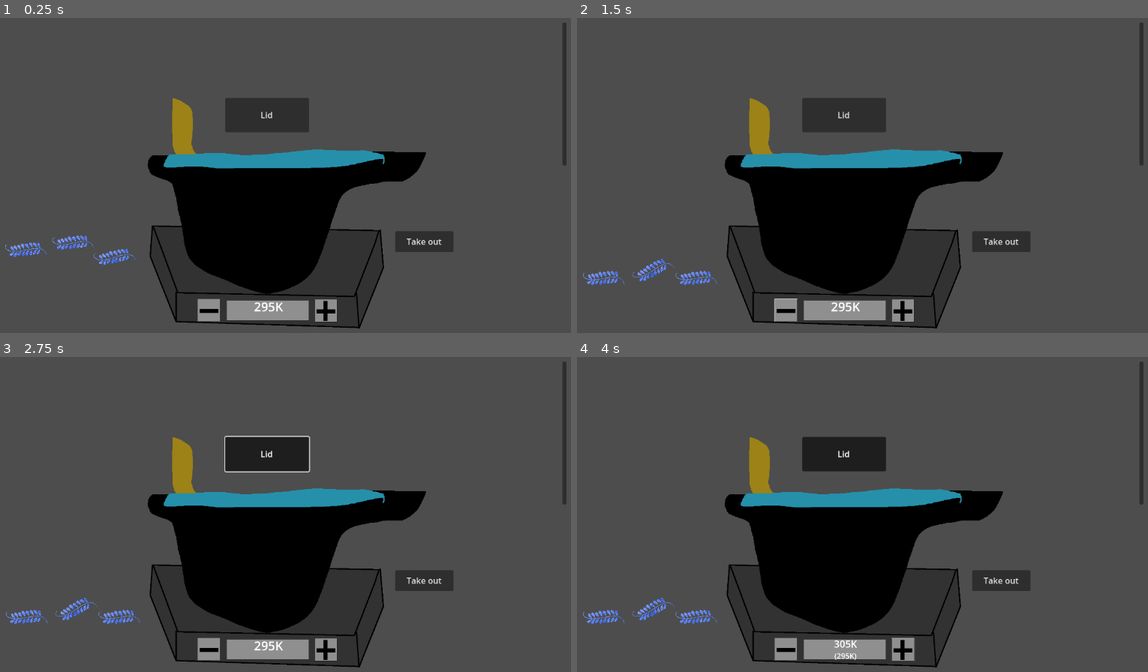
Above: before the commit, frames 1-4 (two rows, left to right).
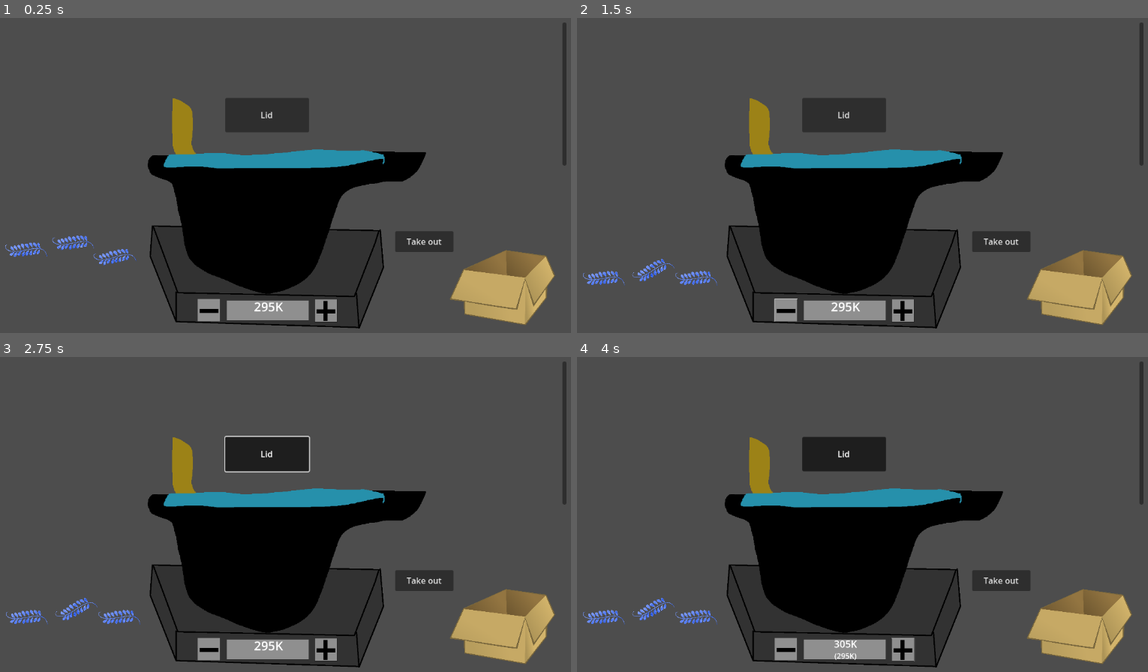
Above: after the commit, the same moments.

Repository: Gutek8134/poison-craft
Game: Godot game, scene res://scenes/levels/main.tscn
Two runs of this game, one before a commit and one after it. Both use one fixed random seed, a clock stepped at 60 frames per second and the inputs below. The project has no main scene, so this scene is started directly. The engine's default icon, where the game draws it, is replaced by a stand-in: a white triangle on a blue panel in a dark square.
Inputs (mouse positions are in pixels of both pictures, inside the frame that each line leads up to):
- Up to frame 1 (0.25 s): no input
- Up to frame 2 (1.5 s): click (902, 310) at 0.5 s; click (788, 310) at 1.25 s
- Up to frame 3 (2.75 s): click "Lid" at 2 s
- Up to frame 4 (4 s): click "Take out" at 2.75 s; click (902, 649) at 3.5 s

The runs differ from the first frame. In frame 1, 3.0% of the frame differs, in the area x 78-98%, y 73-98%; in frame 2, 3.0%; in frame 3, 3.0%; in frame 4, 3.0%.

Commit message:
basic inventory backend

Diff:
--- a/project.godot
+++ b/project.godot
@@ -13,6 +13,10 @@
 config/name="poison-craft"
 config/features=PackedStringArray("4.3", "Forward Plus")
 config/icon="res://icon.svg"
+
+[autoload]
+
+InventoryManager="*res://scripts/inventory_manager.gd"
 
 [display]
 
--- a/scenes/levels/main.tscn
+++ b/scenes/levels/main.tscn
@@ -1,7 +1,8 @@
-[gd_scene load_steps=4 format=3 uid="uid://dbuqro12ohuni"]
+[gd_scene load_steps=5 format=3 uid="uid://dbuqro12ohuni"]
 
 [ext_resource type="PackedScene" uid="uid://dn5av2vus4bfk" path="res://scenes/prefabs/ingredients/Blue Leaf.tscn" id="1_bqp0l"]
 [ext_resource type="PackedScene" uid="uid://bveoo716ac81d" path="res://scenes/prefabs/cauldron.tscn" id="2_3v6fd"]
+[ext_resource type="PackedScene" uid="uid://xxt3l4dvx281" path="res://scenes/prefabs/inventory_box.tscn" id="3_wkdsw"]
 
 [sub_resource type="RectangleShape2D" id="RectangleShape2D_34rbh"]
 size = Vector2(1150.5, 90)
@@ -39,3 +40,6 @@
 
 [node name="Cauldron" parent="." instance=ExtResource("2_3v6fd")]
 position = Vector2(15, 25)
+
+[node name="InventoryBox" parent="." instance=ExtResource("3_wkdsw")]
+position = Vector2(1008, 553)
--- a/scenes/prefabs/ingredients/Blue Leaf.tscn
+++ b/scenes/prefabs/ingredients/Blue Leaf.tscn
@@ -19,6 +19,7 @@
 angular_damp = 5.549
 constant_force = Vector2(0, -0.285)
 script = ExtResource("1_8wk1p")
+ingredient_name = "Blue Leaf"
 composition = {
 "Jelenial (liquid)": 1,
 "Ogr (solid)": 9
--- a/scenes/prefabs/ingredients/Potion.tscn
+++ b/scenes/prefabs/ingredients/Potion.tscn
@@ -18,6 +18,7 @@
 angular_damp = 5.549
 constant_force = Vector2(0, -0.285)
 script = ExtResource("1_i7pe7")
+ingredient_name = "Unknown Potion"
 _gravity_scale = 1.5
 
 [node name="CollisionShape2D" type="CollisionShape2D" parent="."]
--- /dev/null
+++ b/scenes/prefabs/inventory_box.tscn
@@ -0,0 +1,25 @@
+[gd_scene load_steps=4 format=3 uid="uid://xxt3l4dvx281"]
+
+[ext_resource type="Script" path="res://scripts/inventory_box.gd" id="1_kok2h"]
+[ext_resource type="Texture2D" uid="uid://davu505cl3sjn" path="res://content/images/nicubunu-Open-box-3443310808.png" id="2_mdrpp"]
+
+[sub_resource type="RectangleShape2D" id="RectangleShape2D_yiapr"]
+size = Vector2(162.5, 25)
+
+[node name="InventoryBox" type="Node2D"]
+script = ExtResource("1_kok2h")
+
+[node name="Nicubunu-open-box-3443310808" type="Sprite2D" parent="."]
+scale = Vector2(0.0866667, 0.0866667)
+texture = ExtResource("2_mdrpp")
+
+[node name="Area2D" type="Area2D" parent="Nicubunu-open-box-3443310808"]
+position = Vector2(23.0769, -150)
+scale = Vector2(11.5385, 11.5385)
+input_pickable = false
+monitorable = false
+
+[node name="CollisionShape2D" type="CollisionShape2D" parent="Nicubunu-open-box-3443310808/Area2D"]
+shape = SubResource("RectangleShape2D_yiapr")
+
+[connection signal="body_entered" from="Nicubunu-open-box-3443310808/Area2D" to="." method="_on_area_2d_body_entered"]
--- a/scenes/prefabs/ui/shop_item.tscn
+++ b/scenes/prefabs/ui/shop_item.tscn
@@ -12,23 +12,23 @@
 grow_horizontal = 2
 grow_vertical = 2
 
-[node name="FlowContainer" type="FlowContainer" parent="."]
+[node name="IngredientRepresentation" type="FlowContainer" parent="."]
 layout_mode = 0
 offset_right = 266.0
 offset_bottom = 122.0
 
-[node name="SubstanceSymbol" type="TextureRect" parent="FlowContainer"]
+[node name="IngredientSymbol" type="TextureRect" parent="IngredientRepresentation"]
 custom_minimum_size = Vector2(95.355, 0)
 layout_mode = 2
 size_flags_horizontal = 0
 texture = ExtResource("1_3gnhr")
 expand_mode = 5
 
-[node name="VBoxContainer" type="VBoxContainer" parent="FlowContainer"]
+[node name="VBoxContainer" type="VBoxContainer" parent="IngredientRepresentation"]
 layout_mode = 2
 alignment = 1
 
-[node name="SubstanceName" type="RichTextLabel" parent="FlowContainer/VBoxContainer"]
+[node name="IngredientName" type="RichTextLabel" parent="IngredientRepresentation/VBoxContainer"]
 layout_mode = 2
 bbcode_enabled = true
 text = "[center]JELENIAL"
@@ -36,7 +36,7 @@
 scroll_active = false
 autowrap_mode = 0
 
-[node name="SubstanceState" type="TextureRect" parent="FlowContainer"]
+[node name="IngredientState" type="TextureRect" parent="IngredientRepresentation"]
 custom_minimum_size = Vector2(95.355, 0)
 layout_mode = 2
 size_flags_horizontal = 0
--- /dev/null
+++ b/scripts/dataclasses/ingredient_table.gd
@@ -0,0 +1,28 @@
+class_name IngredientDataTable
+
+extends Resource
+
+## key(ingredient name) : Ingredient
+@export var data: Dictionary = {}
+@export var name: String
+
+static var _instances: Dictionary = {}
+
+static func factory(p_name: String = "main") -> IngredientDataTable:
+    # print("res://content/data/%s_ingredient_table.tres" % p_name)
+    if p_name not in _instances:
+        if FileAccess.file_exists("res://content/data/%s_ingredient_table.tres" % p_name):
+            _instances[p_name] = load("res://content/data/%s_ingredient_table.tres" % p_name)
+            print("%s data table loaded" % [p_name])
+        else:
+            _instances[p_name] = IngredientDataTable.new()
+            printerr("%s data table does not exist, returning empty" % [p_name])
+
+    _instances[p_name].name = p_name
+    # print(_instances[p_name].data)
+    return _instances[p_name]
+
+func save() -> void:
+    var error := ResourceSaver.save(self, "res://content/data/%s_ingredient_table.tres" % name, ResourceSaver.FLAG_BUNDLE_RESOURCES)
+    if error:
+        printerr("An error occured: ", error)
--- a/scripts/dataclasses/substance_table.gd
+++ b/scripts/dataclasses/substance_table.gd
@@ -19,6 +19,7 @@
             printerr("%s data table does not exist, returning empty" % [p_name])
 
     _instances[p_name]._add_temperature_reactions()
+    _instances[p_name].name = p_name
     # print(_instances[p_name].data)
     return _instances[p_name]
 
--- a/scripts/ingredient.gd
+++ b/scripts/ingredient.gd
@@ -4,6 +4,7 @@
 
 ## key: string (substance name) = int (percentage)
 ## Normalized to sum up to 100
+@export var ingredient_name: String
 @export var composition: Dictionary = {}
 @export var amount: int = 100
 @export var _gravity_scale: float = 1.3
--- /dev/null
+++ b/scripts/inventory_box.gd
@@ -0,0 +1,9 @@
+extends Node2D
+
+func _on_area_2d_body_entered(body: Node2D) -> void:
+    if body is Ingredient:
+        var ingredient = body as Ingredient
+        if ingredient.name == "Unknown Potion":
+            return
+        InventoryManager.add_to_inventory(ingredient.ingredient_name, ingredient.amount)
+        body.queue_free()
--- /dev/null
+++ b/scripts/inventory_manager.gd
@@ -0,0 +1,31 @@
+extends Node
+
+## key: string (ingredient name) = int (amount in inventory)
+@onready var inventory: Dictionary = {}
+@onready var ingredient_table := IngredientDataTable.factory()
+
+# func _ready() -> void:
+# 	var _a = ((ingredient_table.data["Blue Leaf"] as PackedScene).get_state().get_script() as Ingredient).composition
+
+func add_to_inventory(ingredient_name: String, amount: int) -> void:
+    if ingredient_name in inventory:
+        inventory[ingredient_name] += amount
+    else:
+        inventory[ingredient_name] = amount
+    print(inventory)
+
+func remove_from_inventory(ingredient_name: String, amount: int) -> void:
+    if ingredient_name not in inventory:
+        printerr("%s wasn't in inventory" % [ingredient_name])
+        return
+    if inventory[ingredient_name] < amount:
+        printerr("Not enough %s in inventory - %d to be removed, %d in inventory" % [ingredient_name, amount, inventory[ingredient_name]])
+        return
+
+    if inventory[ingredient_name] == amount:
+        inventory.erase(ingredient_name)
+        print(inventory)
+        return
+
+    inventory[ingredient_name] -= amount
+    print(inventory)
Binary file added: content/images/nicubunu-Open-box-3443310808.png
Not shown, added: content/images/nicubunu-Open-box-3443310808.png.import
